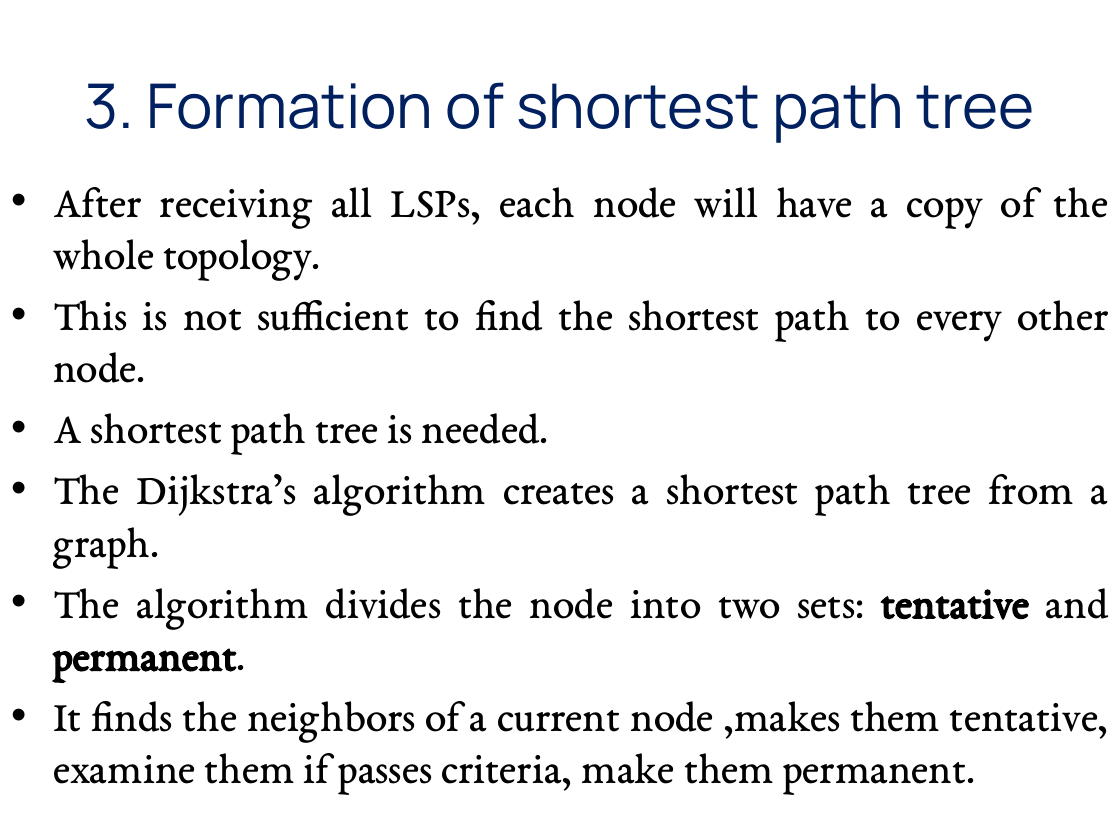
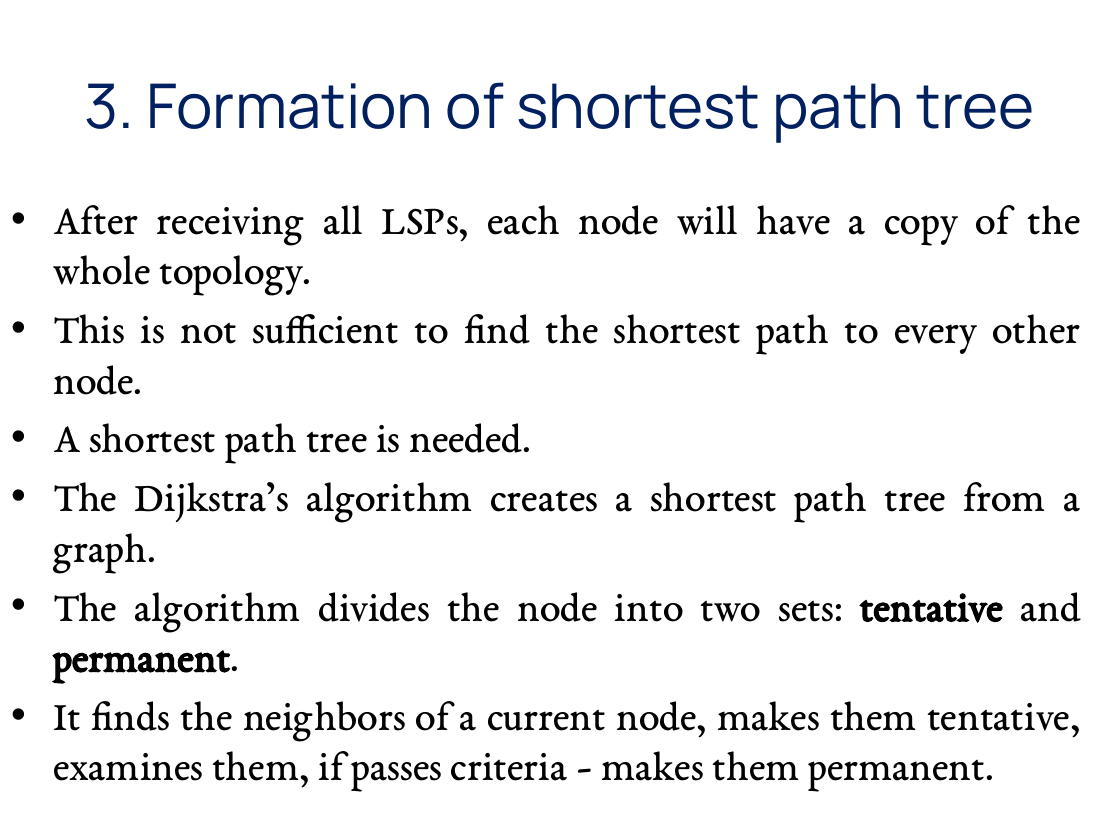
Before and after one commit to GeneralNitin/S6, a slide deck: slide 9 of 03. Computer Networks/PPTs/3.2. LSR, OSPF.pptx. Drawn at 1120x840 pixels with LibreOffice and Linux fonts; fonts in the diff are those of the drawing. Boxes give left, top, right and bottom in pixels: in the first picture for what was removed or moved away, otherwise in the second. Text is boxed around its words. In the diff, an @@ line names an element or a change of style, - is before the commit and + after.

```diff
--- a/03. Computer Networks/PPTs/3.2. LSR, OSPF.pptx
+++ b/03. Computer Networks/PPTs/3.2. LSR, OSPF.pptx
@@ text "After receiving all LSPs, each ...": place and size @@
-text "After receiving all LSPs, each ..." at bbox=[53, 187, 1109, 795]
+text "After receiving all LSPs, each ..." at bbox=[53, 205, 1081, 791]
@@ text at bbox=[53, 205, 1081, 682]: size 28 to 27 pt in "After receiving all LSPs, each node will ...", "This is not sufficient to find the ...", "A shortest path tree is needed.", "The Dijkstra’s algorithm creates a shortest path ..." and 1 more places @@
@@ text at bbox=[53, 701, 1081, 791]: text changed; size 28 to 27 pt @@
-• It finds the neighbors of a current node ,makes them tentative, examine them if passes criteria, make them permanent.
+• It finds the neighbors of a current node, makes them tentative, examines them, if passes criteria - makes them permanent.
```
Also in this commit, not shown: 3 other slides changed, 13 slides added, 12 slides removed, 6 other files.
